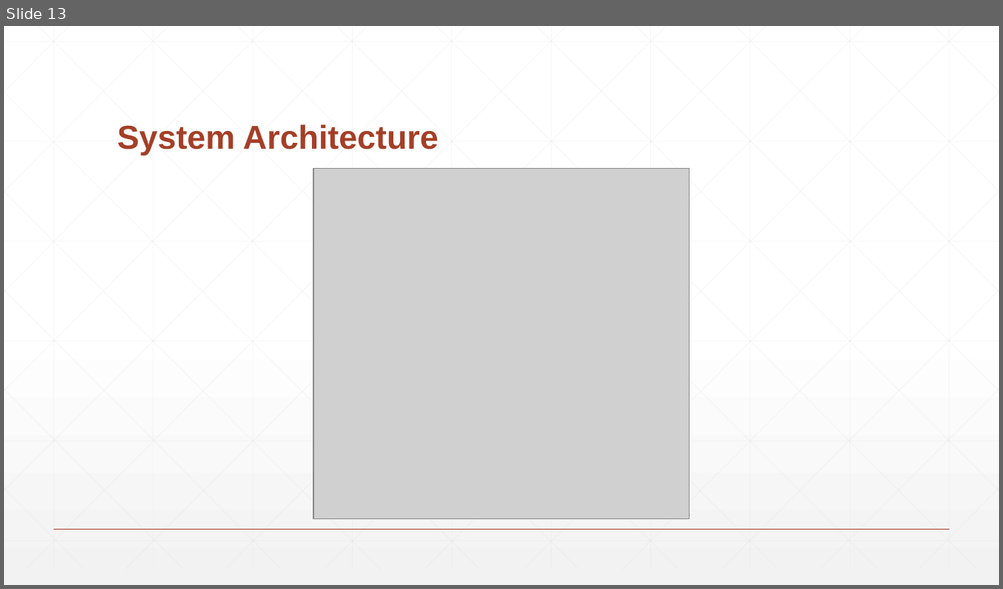
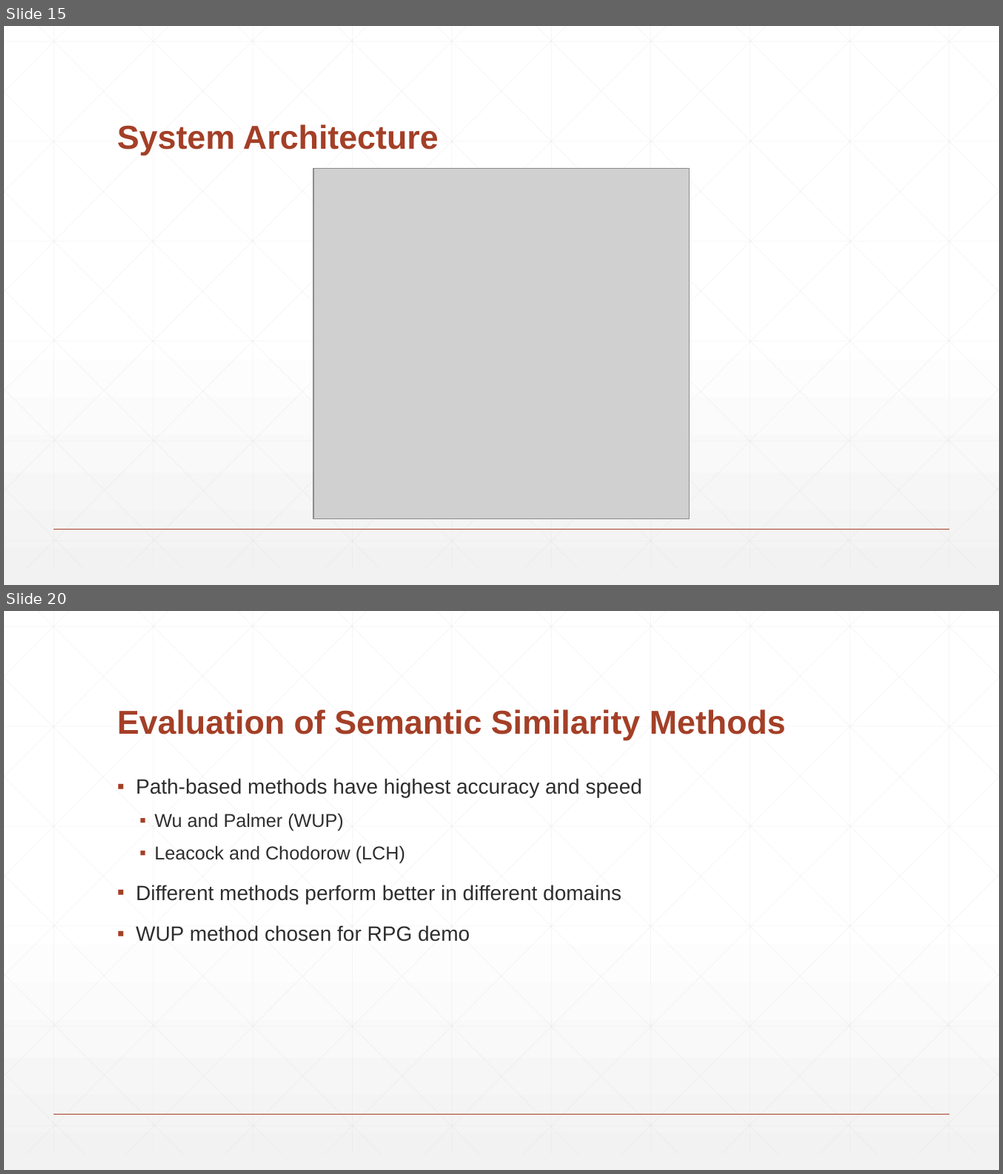
Before and after one commit to BaronKhan/VoiceRecognitionRPG, a slide deck: presentation/presentation.pptx. Shown one above the other, each under a label of ours: slide 13 before the commit, slides 15 and 20 after it; the slides between them are not shown. The pictures are 1003x589 and 1003x1174 pixels, drawn with LibreOffice and Linux fonts; fonts in the diff are those of the drawing; grey boxes stand for pictures. Boxes give left, top, right and bottom in pixels: in the first picture for what was removed or moved away, otherwise in the second. Text is boxed around its words. In the diff, an @@ line names an element or a change of style, - is before the commit and + after.

```diff
--- a/presentation/presentation.pptx
+++ b/presentation/presentation.pptx
@@ slide 20 added at box(4, 611, 999, 1170), background gradient #FFFFFF to #F2F2F2; not listed: 47 template elements that a slide beside it also shows @@
@@ title added at box(117, 709, 785, 741), 32 pt, text #A43F27, bold @@
+Evaluation of Semantic Similarity Methods
@@ text added at box(136, 778, 642, 942), 20 pt, text #2D2E2D @@
+▪ Path-based methods have highest accuracy and speed
+  ▪ Wu and Palmer (WUP)
+  ▪ Leacock and Chodorow (LCH)
+▪ Different methods perform better in different domains
+▪ WUP method chosen for RPG demo
@@ what was slide 13 is now slide 15 @@
```
Also in this commit, not shown: 3 slides changed, 11 other slides added, 3 other files.
